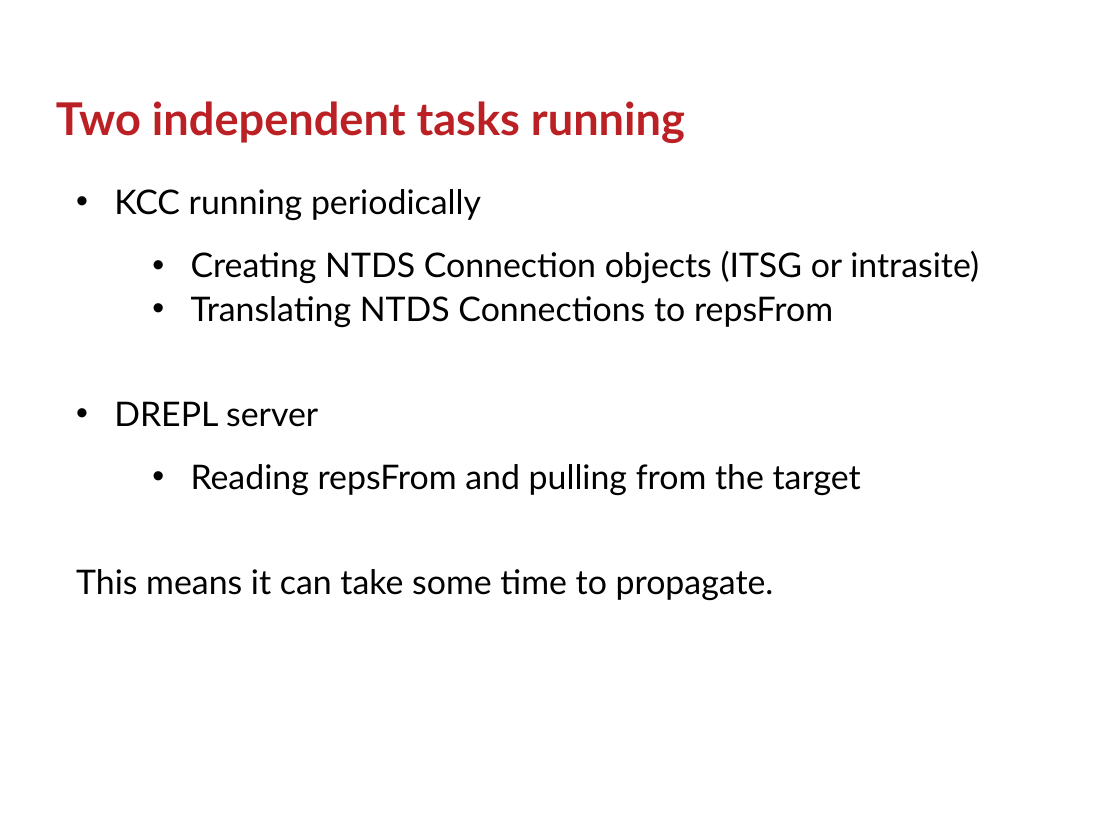
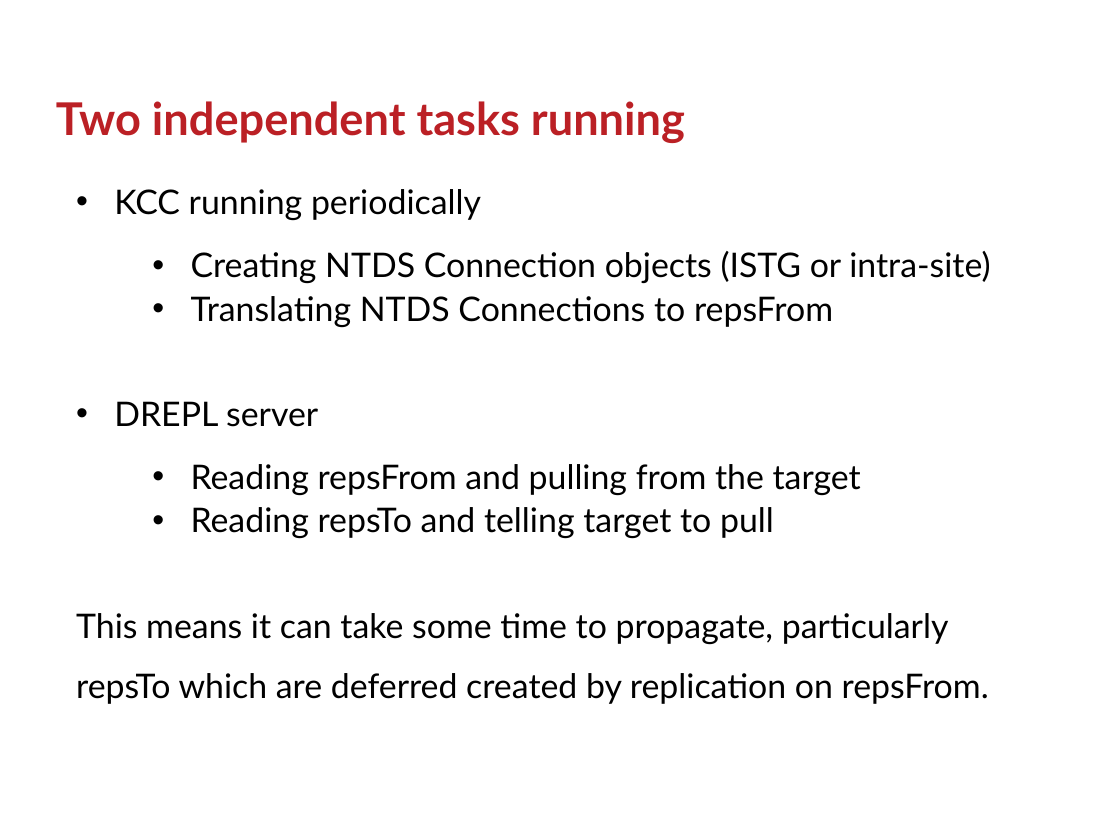
Before and after one commit to GSam/Slides, a slide deck: slide 36 of Samba KCC.pptx (slide 28 before the commit). Drawn at 1120x840 pixels with LibreOffice and Linux fonts; fonts in the diff are those of the drawing; background and template pictures are left out. Boxes give left, top, right and bottom in pixels: in the first picture for what was removed or moved away, otherwise in the second. Text is boxed around its words. In the diff, an @@ line names an element or a change of style, - is before the commit and + after.

```diff
--- a/Samba KCC.pptx
+++ b/Samba KCC.pptx
@@ text at bbox=[191, 251, 990, 284]: text changed @@
-  • Creating NTDS Connection objects (ITSG or intrasite)
+  • Creating NTDS Connection objects (ISTG or intra-site)
@@ text at bbox=[76, 507, 989, 704]: text changed @@
-This means it can take some time to propagate.
+  • Reading repsTo and telling target to pull
+This means it can take some time to propagate, particularly repsTo which are deferred created by replication on repsFrom.
```
Also in this commit, not shown: 13 other slides changed, 11 slides added, 7 slides removed, 1 other file.
